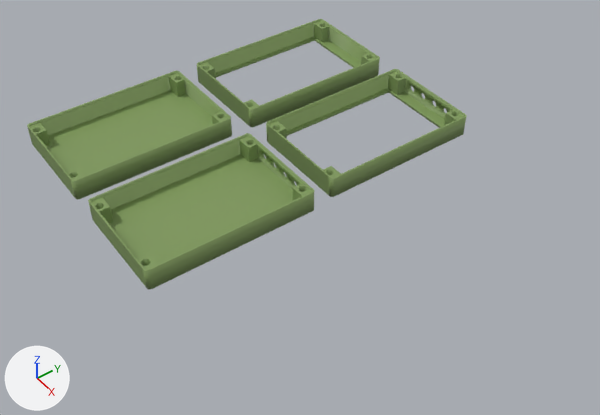
The Blender file touch2-case_jonwtr4xCV_v2.blend: old version first, new version second.
Both versions are drawn from a 50 mm lens placed at (0.539, -0.133, 0.377), pointed at (0.168, 0.135, -0.027). Lighting does not change. The marker at lower left points along +X, +Y and +Z.

Names of what the first picture shows: 'outeredge.005-booleanapplied_noCV', 'outeredge.005_booleanapplied4xCV', 'outeredge.005_closedbottom4xCV', 'outeredge.005_closedbottom_noCV'.
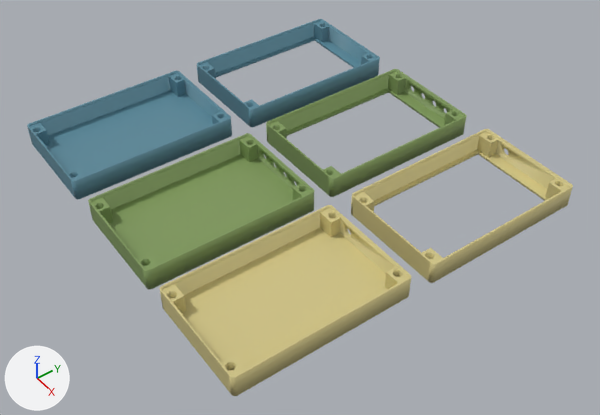
What differs and where, as boxes [x1, y1, x2, y2] in the pictures (600 x 415 px):
'outeredge.005_closedbottom1xCV', added (beige): after [160, 205, 411, 396]
'outeredge.004', shown (cyan): after [27, 71, 232, 199]
'outeredge.005_closedbottom_noCV', hidden (green): before [27, 71, 232, 199]
'outeredge.005-boleanapplied1xCV', added (beige): after [351, 129, 573, 283]
'outeredge.005-booleanapplied_noCV', recoloured (green to cyan): [197, 19, 380, 127] in both

What changed in the scene script:
```text
Add mat_material_003:
    mat_material_003 = principled_material('Material.003')
    mat_material_003.base_color = (0.102, 0.247, 0.319)  # cyan #5a8899
Add mat_material_002:
    mat_material_002 = principled_material('Material.002')
    mat_material_002.base_color = (0.625, 0.546, 0.237)  # beige #cfc386
Change me_rect13_003:
    where me_rect13_003.from_pydata(...)  # 340 vertices, 251 faces; spans x 0.0..0.0839, y 0.0..0.1314, z -0.0085..0.0085
    add me_rect13_003.materials.append(mat_material_003)  # cyan #5a8899
Change me_rect13_007:
    where me_rect13_007.from_pydata(...)  # 1014 vertices, 743 faces; spans x 0.0..0.0839, y 0.0..0.1314, z -0.0085..0.0085
    remove me_rect13_007.materials.append(mat_material_001)  # green #7f995c
    add me_rect13_007.materials.append(mat_material_003)  # cyan #5a8899
Add me_rect13_010:
    me_rect13_010.from_pydata(...)  # 994 vertices, 737 faces; spans x 0.0..0.0839, y 0.0..0.1314, z -0.0085..0.0085
    me_rect13_010.materials.append(mat_material_002)  # beige #cfc386
Add me_rect13_004:
    me_rect13_004.from_pydata(...)  # 1078 vertices, 777 faces; spans x 0.0..0.0839, y 0.0..0.1314, z -0.0085..0.0085
    me_rect13_004.materials.append(mat_material_002)  # beige #cfc386
Change ob_outeredge_004:
    remove ob_outeredge_004.hide_render = True
Change ob_outeredge_005_closedbottom_nocv:
    add ob_outeredge_005_closedbottom_nocv.hide_render = True
Add ob_outeredge_005_closedbottom1xcv:
    ob_outeredge_005_closedbottom1xcv = bpy.data.objects.new('outeredge.005_closedbottom1xCV', me_rect13_010)
    ob_outeredge_005_closedbottom1xcv.location = (0.2076, 0.0, -0.0025)
Add ob_outeredge_005_boleanapplied1xcv:
    ob_outeredge_005_boleanapplied1xcv = bpy.data.objects.new('outeredge.005-boleanapplied1xCV', me_rect13_004)
    ob_outeredge_005_boleanapplied1xcv.location = (0.2077, 0.1487, -0.0025)
```
